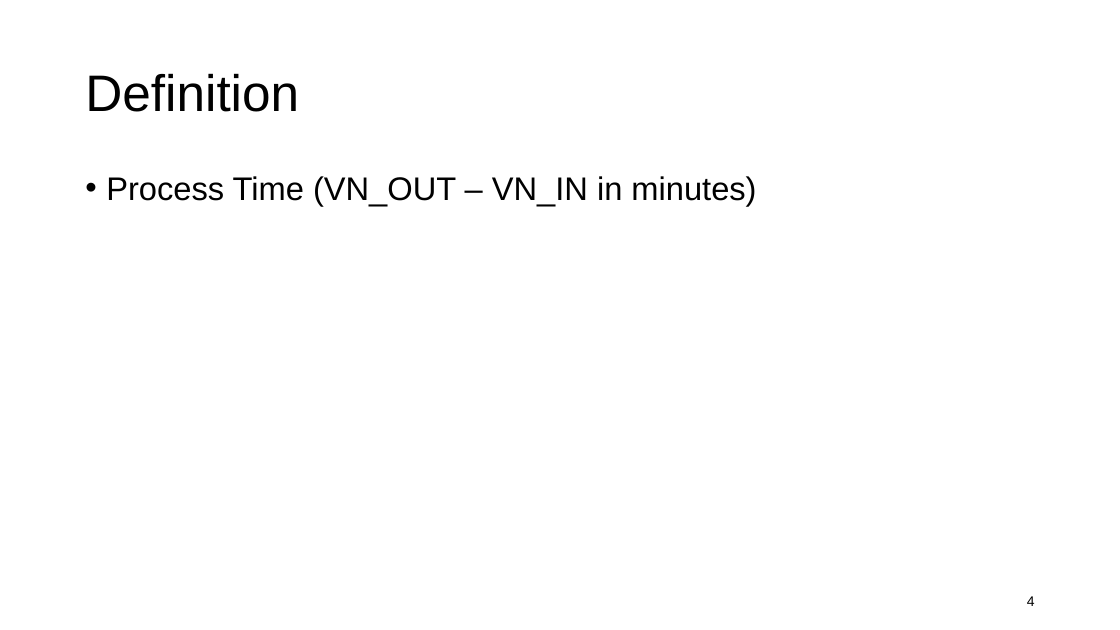
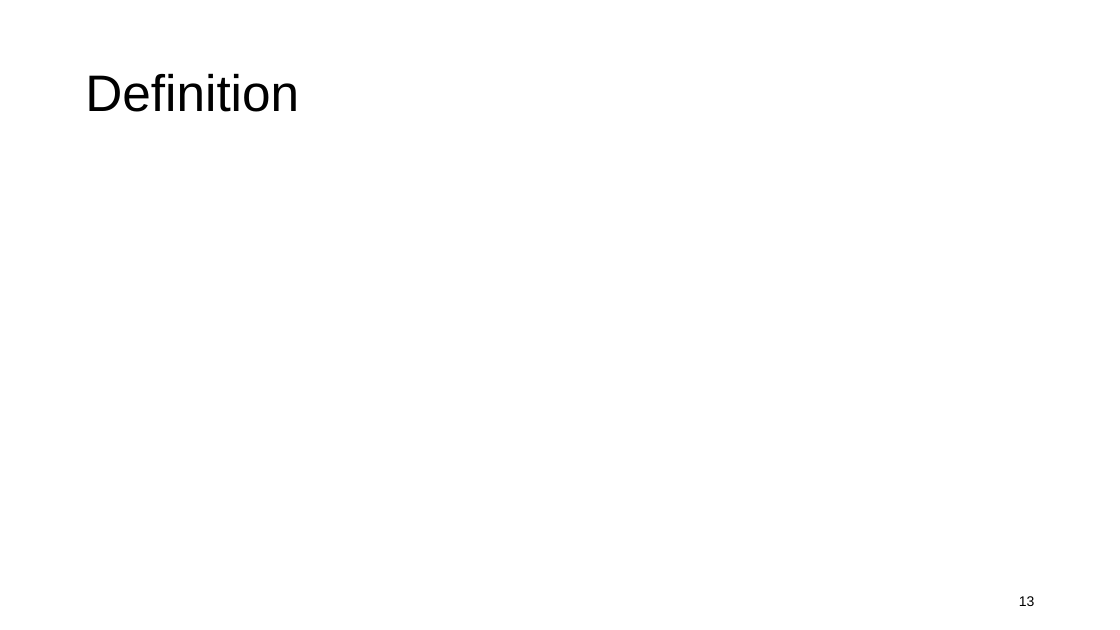
Before and after one commit to kawin7538/ds_hospital_project, a slide deck: slide 13 of memo_presentation/memo.pptx (slide 4 before the commit). Drawn at 1120x630 pixels with LibreOffice and Linux fonts; fonts in the diff are those of the drawing; grey boxes stand for pictures. Boxes give left, top, right and bottom in pixels: in the first picture for what was removed or moved away, otherwise in the second. Text is boxed around its words. In the diff, an @@ line names an element or a change of style, - is before the commit and + after.

```diff
--- a/memo_presentation/memo.pptx
+++ b/memo_presentation/memo.pptx
@@ text removed at box(106, 176, 756, 206) @@
-• Process Time (VN_OUT – VN_IN in minutes)
@@ page number at box(1019, 596, 1035, 606): text changed @@
-4
+13
```
Also in this commit, not shown: 6 other slides changed, 11 slides added, 1 slide removed, 6 other files.
